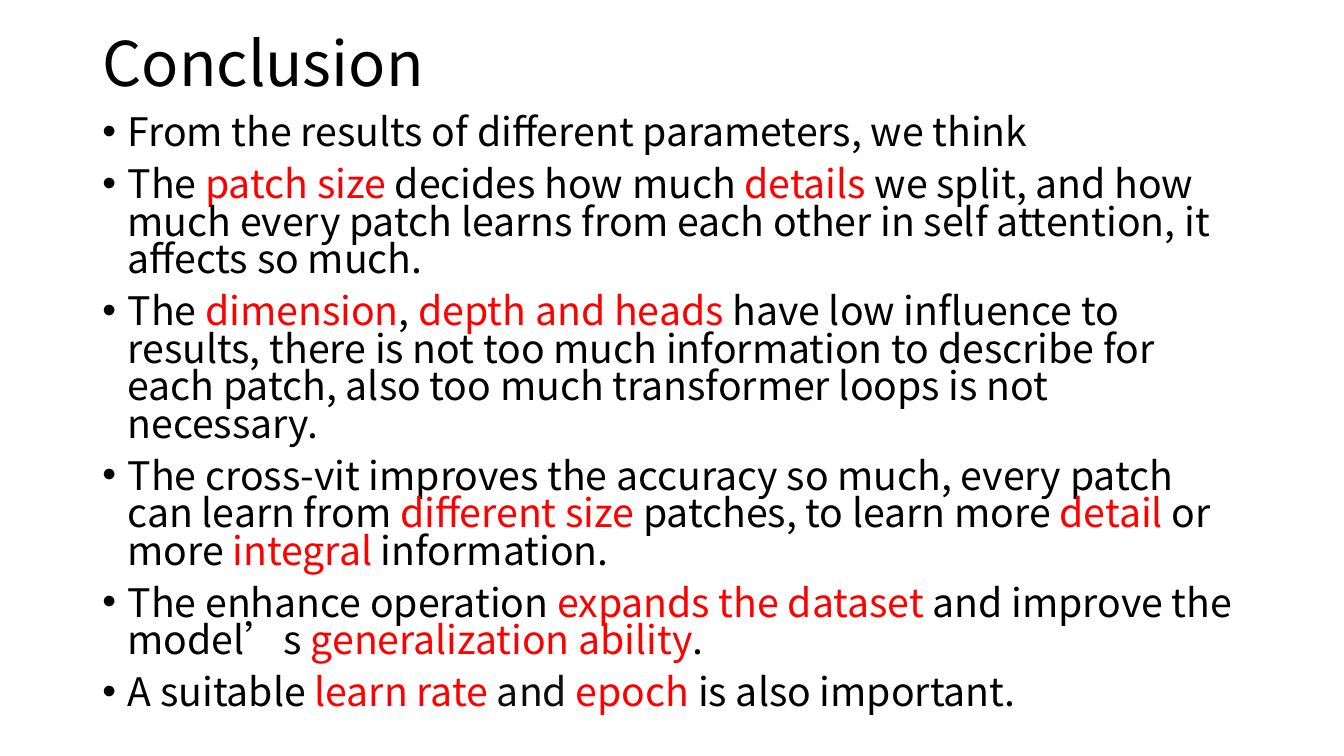
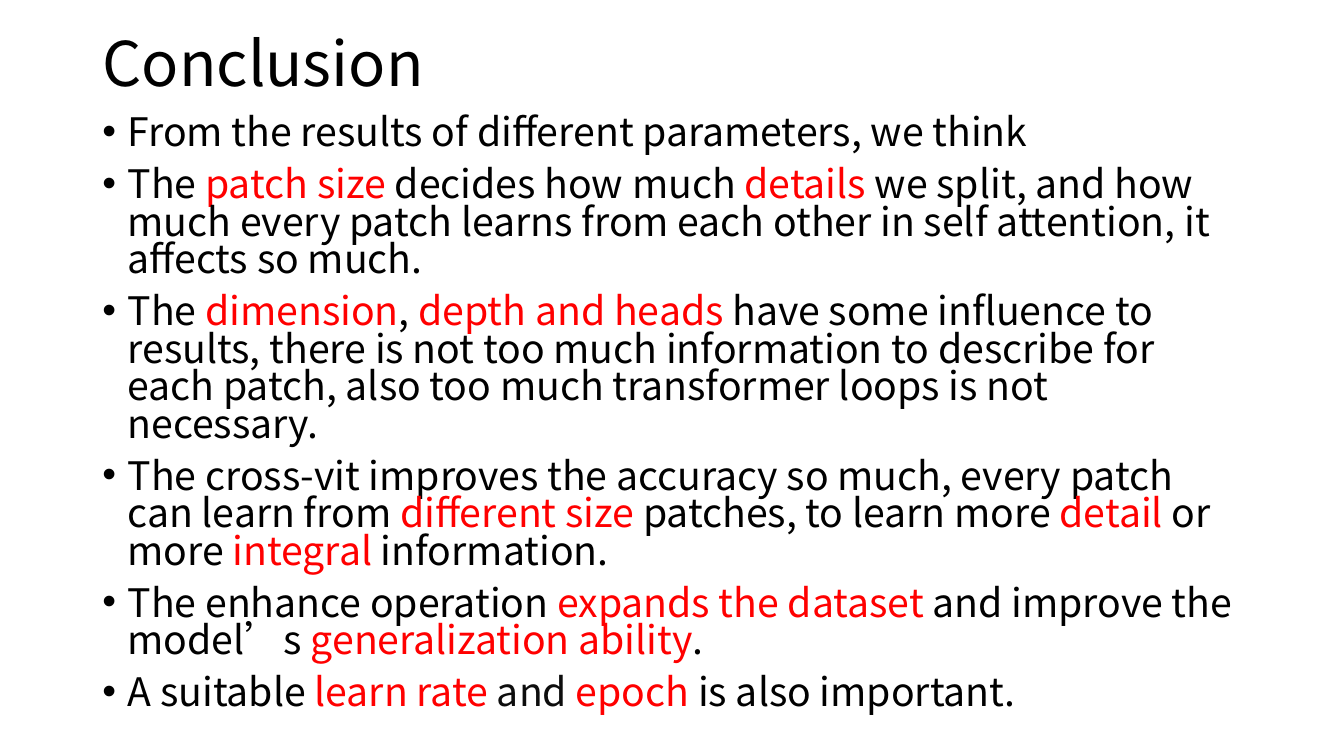
Before and after one commit to 410oldfish/Adv-CV, a slide deck: slide 23 of A1/Report/Vit.pptx. Drawn at 1344x756 pixels with LibreOffice and Linux fonts; fonts in the diff are those of the drawing. Boxes give left, top, right and bottom in pixels: in the first picture for what was removed or moved away, otherwise in the second. Text is boxed around its words. In the diff, an @@ line names an element or a change of style, - is before the commit and + after.

```diff
--- a/A1/Report/Vit.pptx
+++ b/A1/Report/Vit.pptx
@@ text at (128,293,1154,447): text changed @@
-• The dimension, depth and heads have low influence to results, there is not too much information to describe for each patch, also too much transformer loops is not necessary.
+• The dimension, depth and heads have some influence to results, there is not too much information to describe for each patch, also too much transformer loops is not necessary.
```
Also in this commit, not shown: 5 other slides changed.
